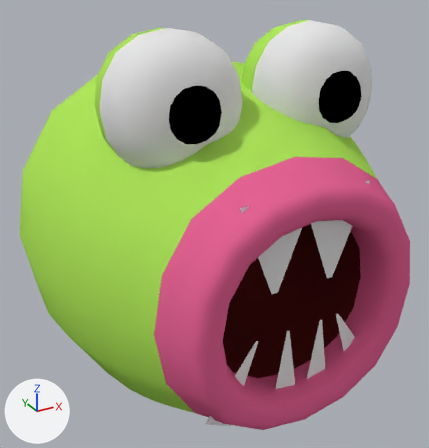
The Blender file assets/src/hero.blend: old version first, new version second.
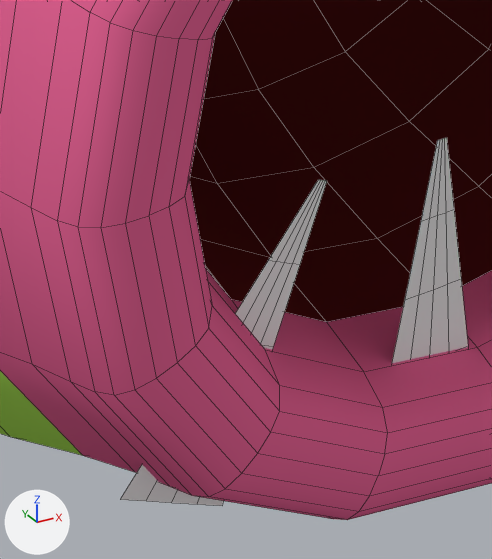
There are two pictures of each version: one whole from a camera (50 mm lens) standing at (-1.347, -2.707, 1.312) and looking at (0.053, -0.163, 0.04), one close up on the part from 40% to 70% of the width and 66% to 98% of the height. Every picture has the same lights, and +X, +Y and +Z are marked at lower left. The close-ups show mesh edges as thin lines.

Before the edit, the objects in view are built like this:
```python
me_cube = bpy.data.meshes.new('Cube')
me_cube.from_pydata(...)  # 92 vertices, 64 faces; spans x -1.0..1.0, y -1.1..1.0, z -1.0..1.13
me_cube.polygons.foreach_set('use_smooth', [True] * 64)
# faces by material slot: [19, 12, 5, 16, 12]
me_cube.materials.append(mat_material)  # green #b0e75c
me_cube.materials.append(mat_material_003)  # pink #e76596
me_cube.materials.append(mat_material_004)  # dark red #5a191a
me_cube.materials.append(mat_material_001)  # white #e7e7e7
me_cube.materials.append(mat_material_002)  # black #000000
ob_cube = bpy.data.objects.new('Cube', me_cube)
ob_cube.location = (0.0, 0.0, 0.0)
_m = ob_cube.modifiers.new('Subsurf', 'SUBSURF')
```
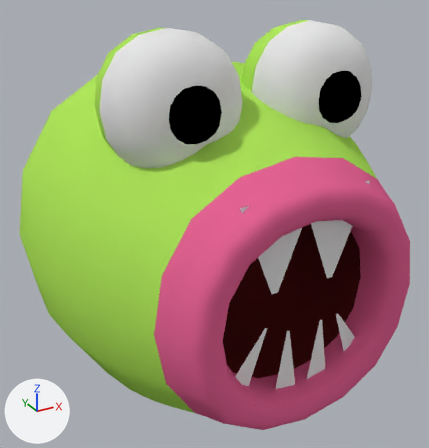
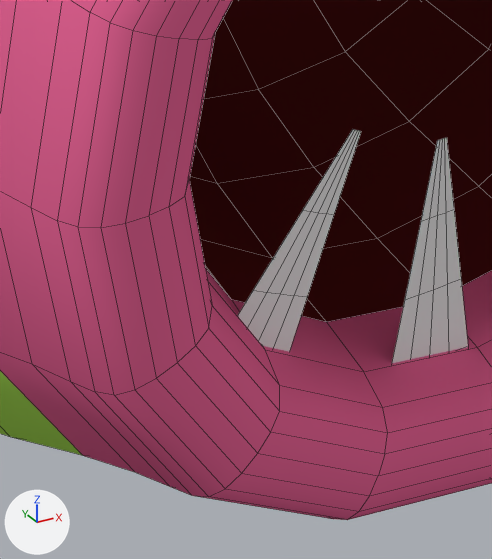
Boxes (x1, y1, x2, y2) around the edits, measured in the close-ups (492 x 559 px; the box of a moved part takes in the faces that stretch with it):
part 1 of me_cube, moved or reshaped
    before: (120, 179, 327, 506)
    after: (237, 129, 361, 352)

Edits to the bpy script that builds the scene:
```text
Change me_cube:
    where me_cube.from_pydata(...)  # 92 vertices, 64 faces; spans x -1.0..1.0, y -1.1..1.0, z -1.0..1.13
    used by ob_cube; location = (0.0, 0.0, 0.0)
    me_cube part 1: the loose piece of 4 vertices spanning x -0.46..-0.21, y -1.02, z -0.48..-0.09 is moved by (0.04, 0.0, 0.05)
```
